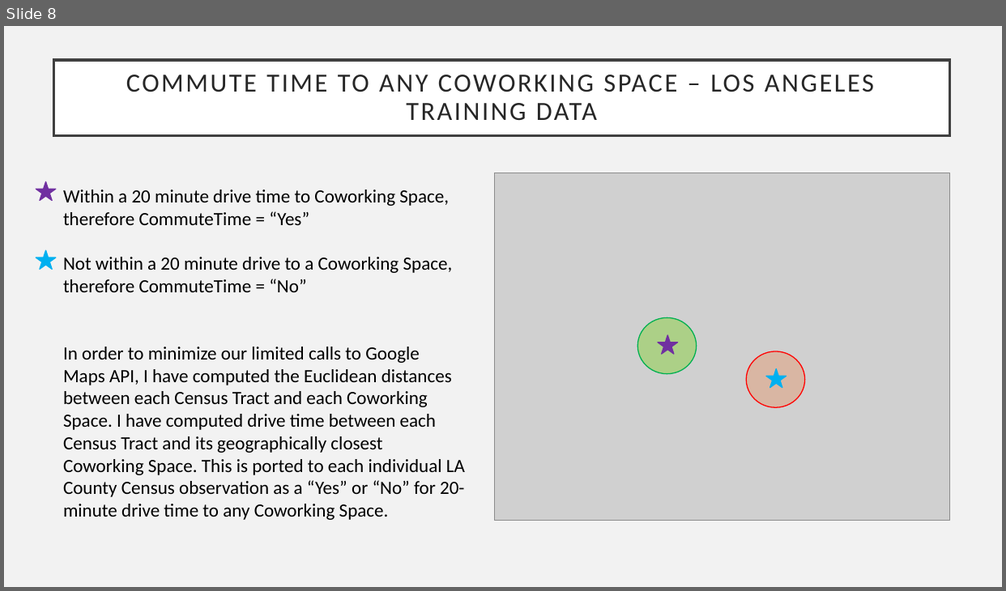
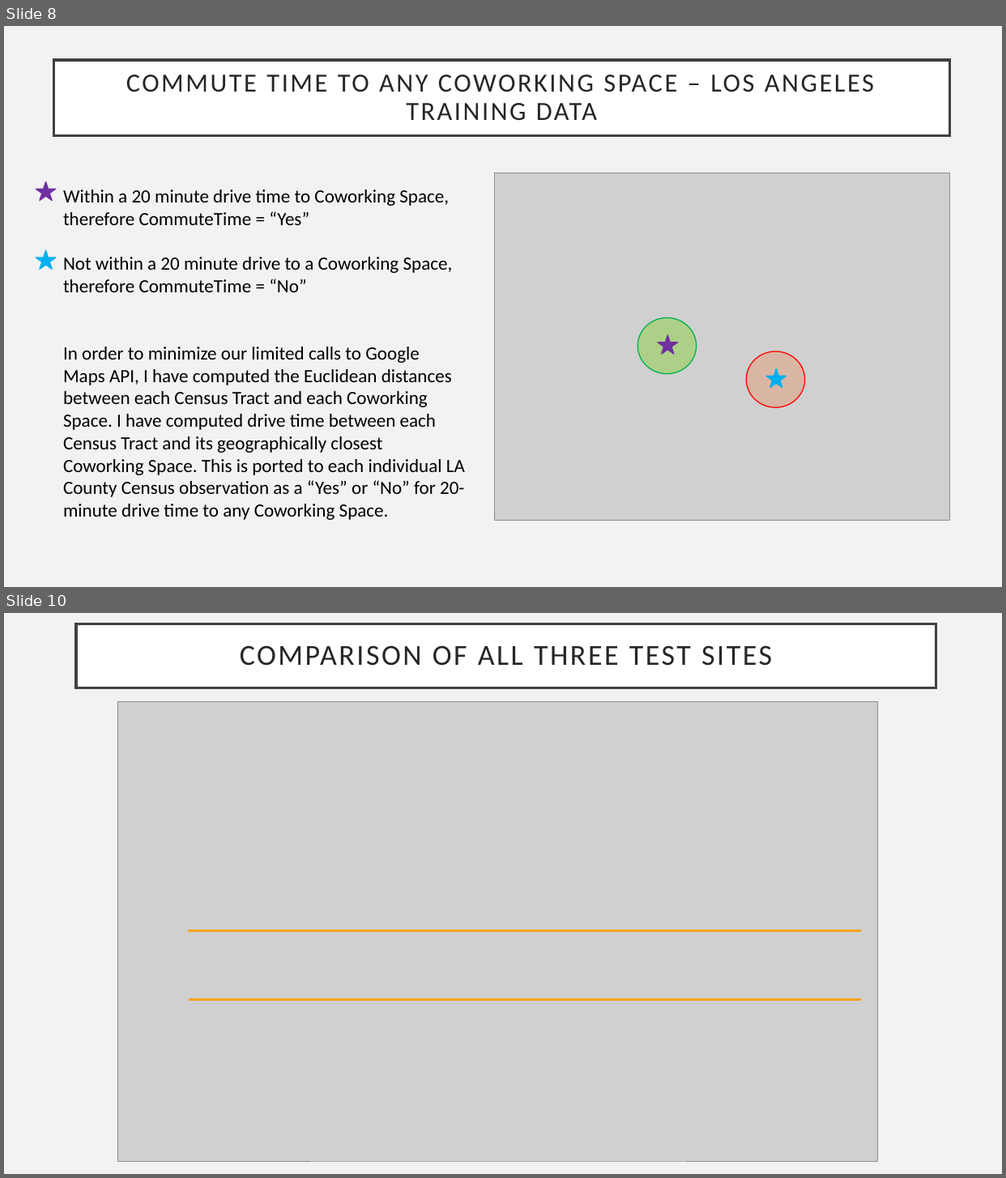
Before and after one commit to taylorhughes291/Coworking, a slide deck: Data/Springboard Deliverables/Coworking Presentation.pptx. Shown one above the other, each under a label of ours: slide 8 before the commit, slides 8 and 10 after it; the slides between them are not shown. The pictures are 1006x591 and 1006x1178 pixels, drawn with LibreOffice and Linux fonts; fonts in the diff are those of the drawing; grey boxes stand for pictures. Boxes give left, top, right and bottom in pixels: in the first picture for what was removed or moved away, otherwise in the second. Text is boxed around its words. In the diff, an @@ line names an element or a change of style, - is before the commit and + after.

```diff
--- a/Data/Springboard Deliverables/Coworking Presentation.pptx
+++ b/Data/Springboard Deliverables/Coworking Presentation.pptx
@@ slide 10 added at <box>4,613,1002,1174</box>, background #F2F2F2 @@
@@ title added at <box>76,624,936,688</box>, fill #FFFFFF, outline #404040 2.5 pt, 28 pt, text #262626 @@
+COMPARISON OF ALL THREE TEST SITES
@@ picture added at <box>118,702,879,1161</box> @@
@@ line added from (188, 931) to (861, 931), #F6A21D 2.5 pt @@
@@ line added from (189, 1000) to (861, 1000), #F6A21D 2.5 pt @@
```
Also in this commit, not shown: 1 other slide added, 13 other files.
